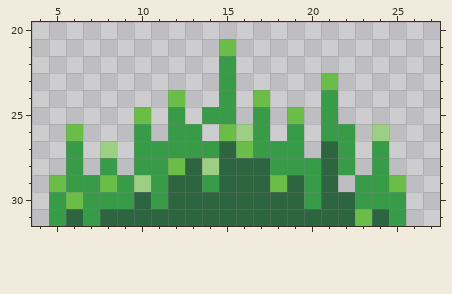
A pixel-art sprite gets an edit: Dia/resources/decoration/Small_Grass.png. The first picture shows the starting point.
The file is 32x32 pixels. Shown: x 4..27, y 20..31.
And afterwards:
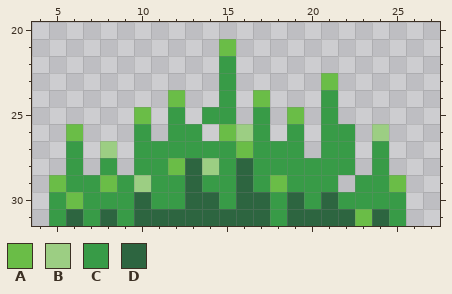
Palette (. is transparent): A #6abd47  B #9cce83  C #389b47  D #2d6540
Changes in this commit:
Changed rows in their new state; - is an unchanged pixel.
first column x 9:
27 ------C-----C-
28 ------C-C---C-
29 ---C--C-C-C-C-
30 ---C--C--C---C
31 C--------C----
Changed places in both pictures, as pixel boxes (x1, y1, x2, y2):
changed: (117, 141, 355, 226)
